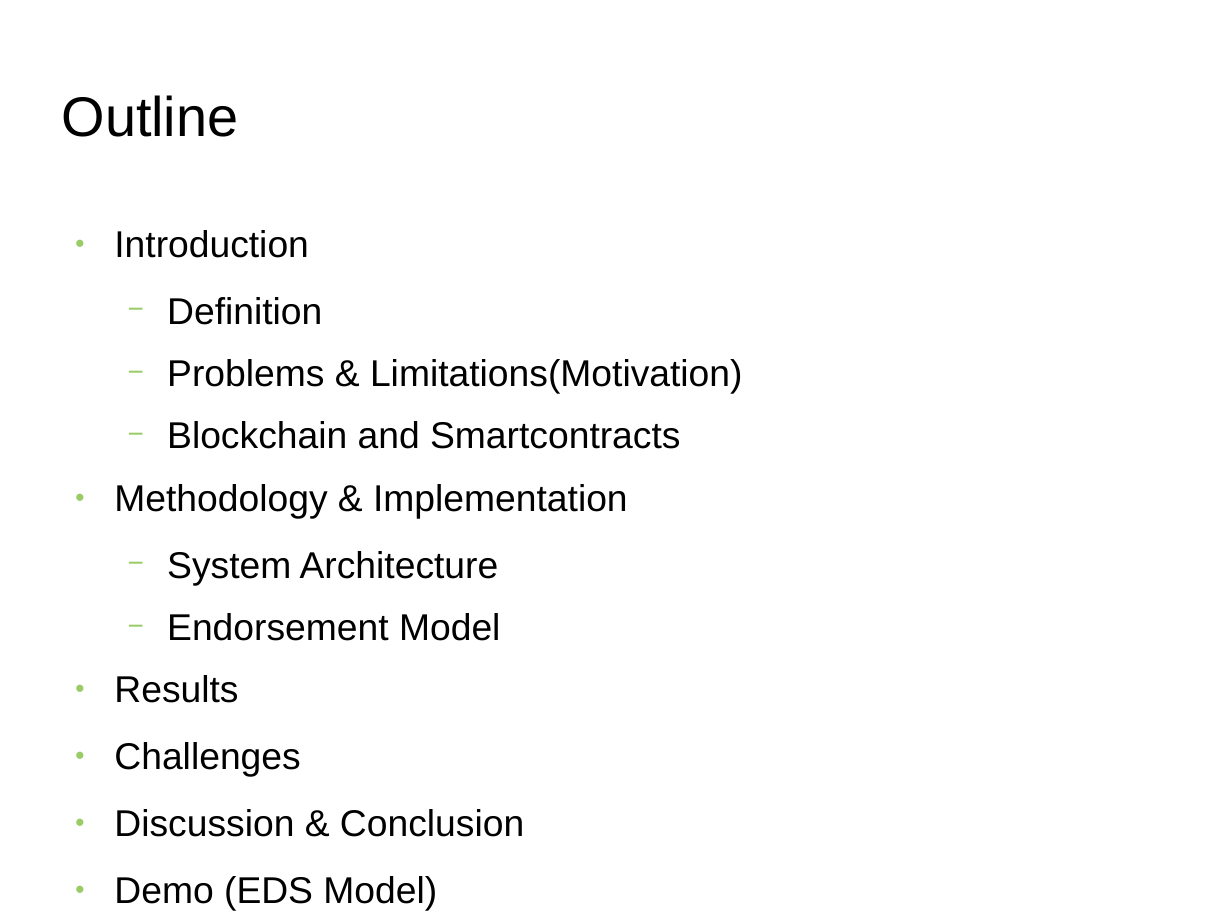
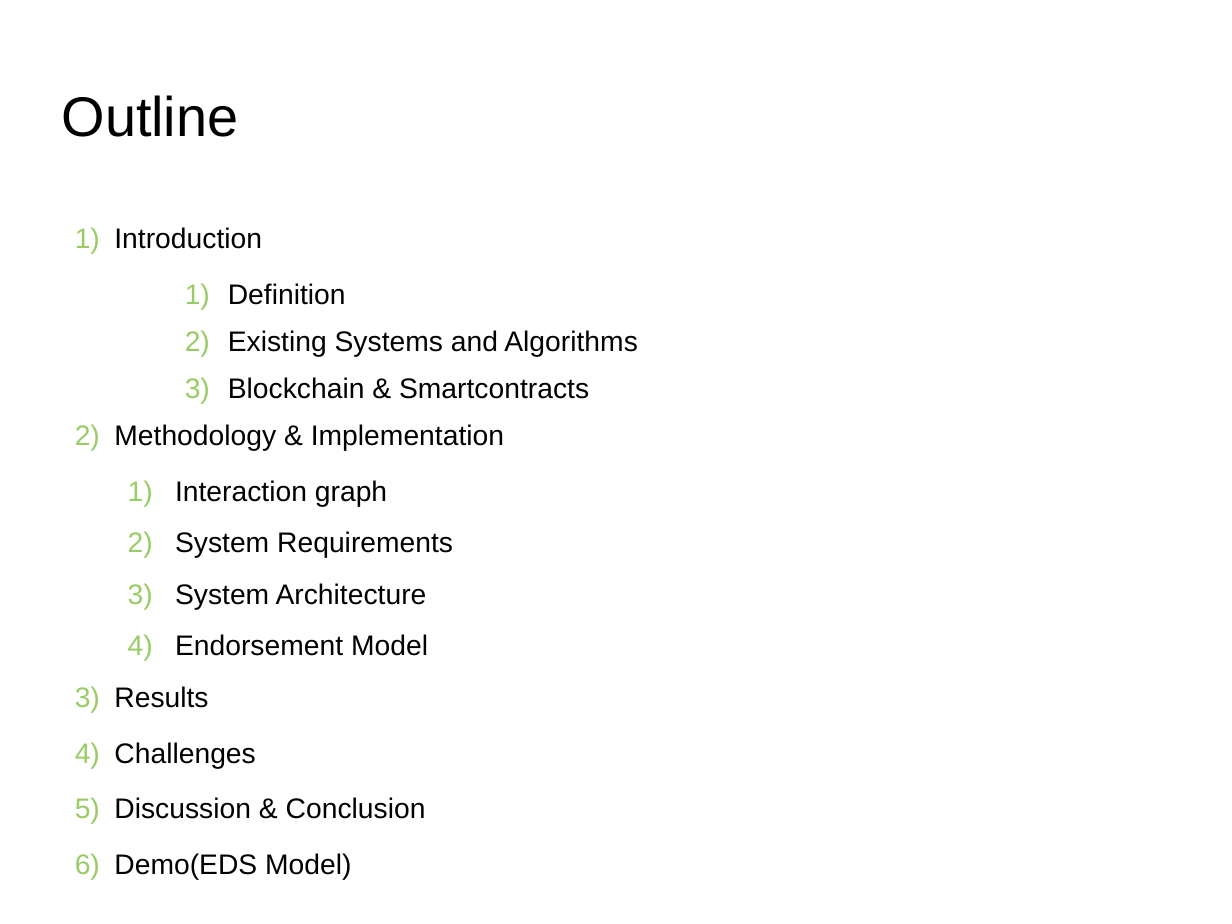
Before and after one commit to s2-t2/blockchain_reputation_system, a slide deck: slide 2 of documents/Presentation/Presentation.odp. Drawn at 1232x924 pixels with LibreOffice and Linux fonts; fonts in the diff are those of the drawing; background and template pictures are left out. Boxes give left, top, right and bottom in pixels: in the first picture for what was removed or moved away, otherwise in the second. Text is boxed around its words. In the diff, an @@ line names an element or a change of style, - is before the commit and + after.

Commit message:
presentation

```diff
--- a/documents/Presentation/Presentation.odp
+++ b/documents/Presentation/Presentation.odp
@@ text at [114, 227, 504, 819]: size 24.1 to 18.2 pt in "Introduction", "Definition", "Methodology & Implementation", "System Architecture" and 4 more places; bullet ● to 1); bullet − to 1); list level 2 to 3 in "Definition" @@
@@ text at [228, 330, 638, 399]: text changed; size 24.1 to 18.2 pt @@
-  − Problems & Limitations(Motivation)
-  − Blockchain and Smartcontracts
+    2) Existing Systems and Algorithms
+    3) Blockchain & Smartcontracts
@@ text at [175, 480, 453, 558]: paragraphs added @@
+  1) Interaction graph
+  2) System Requirements
@@ text at [114, 853, 351, 880]: text changed; size 24.1 to 18.2 pt @@
-● Demo (EDS Model)
+6) Demo(EDS Model)
```
Also in this commit, not shown: 5 other slides changed, 17 slides added, 5 slides removed, 10 other files.
